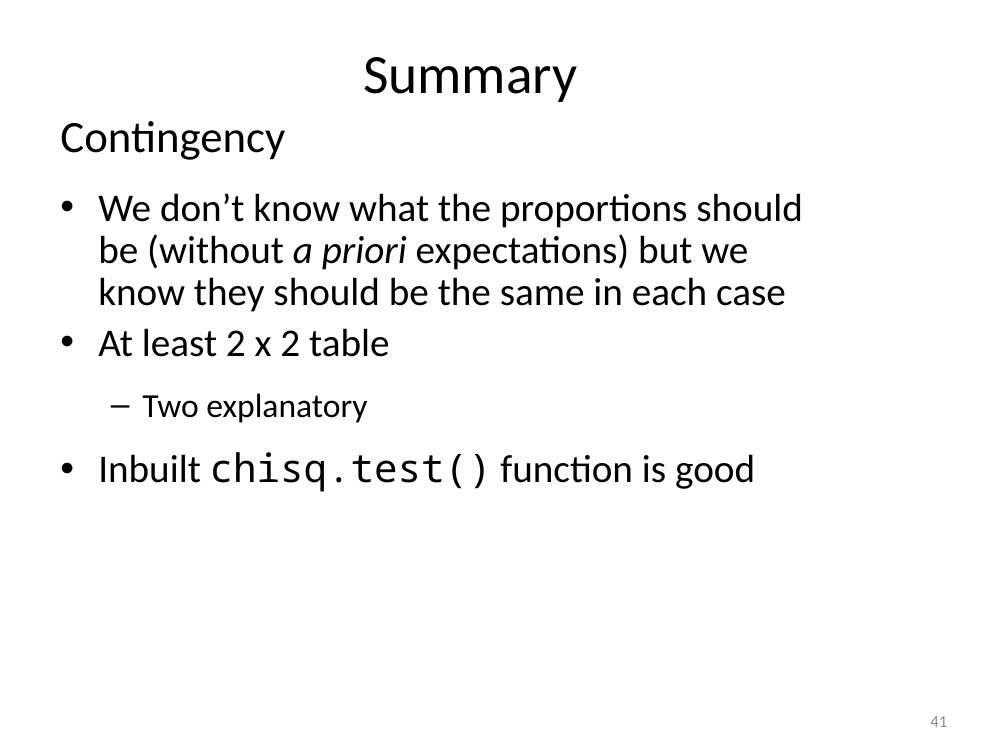
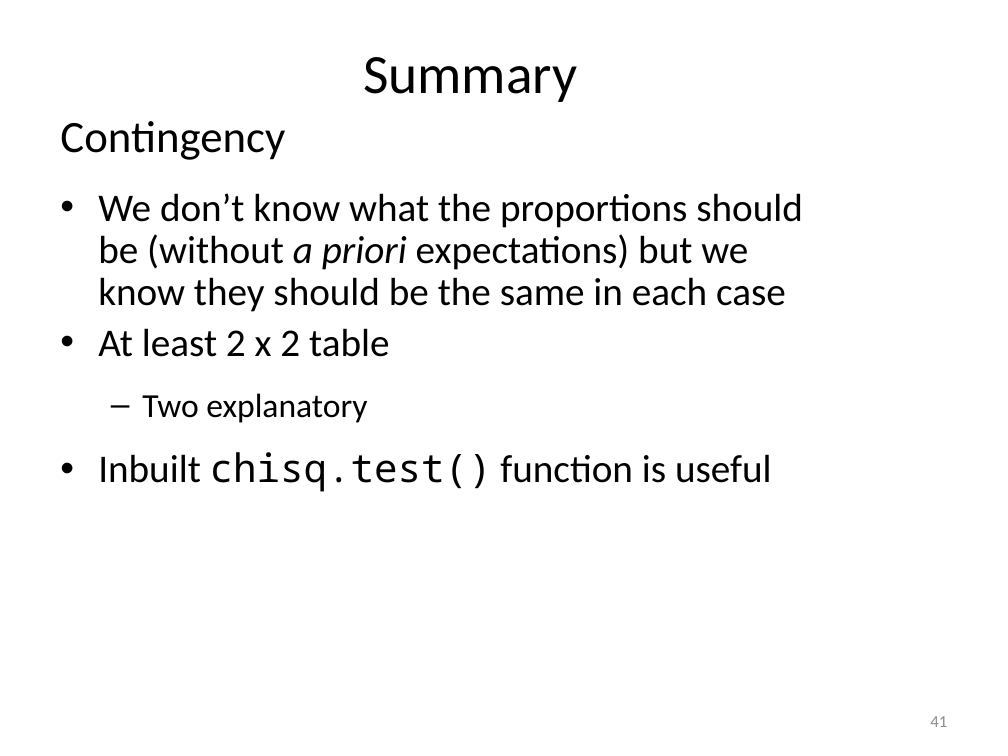
Before and after one commit to 3mmaRand/BIO00017C-Data-Analysis-in-R-2020, a slide deck: slide 41 of slides/09-chi-squared.pptx. Drawn at 1008x756 pixels with LibreOffice and Linux fonts; fonts in the diff are those of the drawing. Boxes give left, top, right and bottom in pixels: in the first picture for what was removed or moved away, otherwise in the second. Text is boxed around its words. In the diff, an @@ line names an element or a change of style, - is before the commit and + after.

```diff
--- a/slides/09-chi-squared.pptx
+++ b/slides/09-chi-squared.pptx
@@ text at [98, 452, 771, 492]: text changed @@
-• Inbuilt chisq.test() function is good
+• Inbuilt chisq.test() function is useful
```
Also in this commit, not shown: 8 other slides changed, 5 other files.
